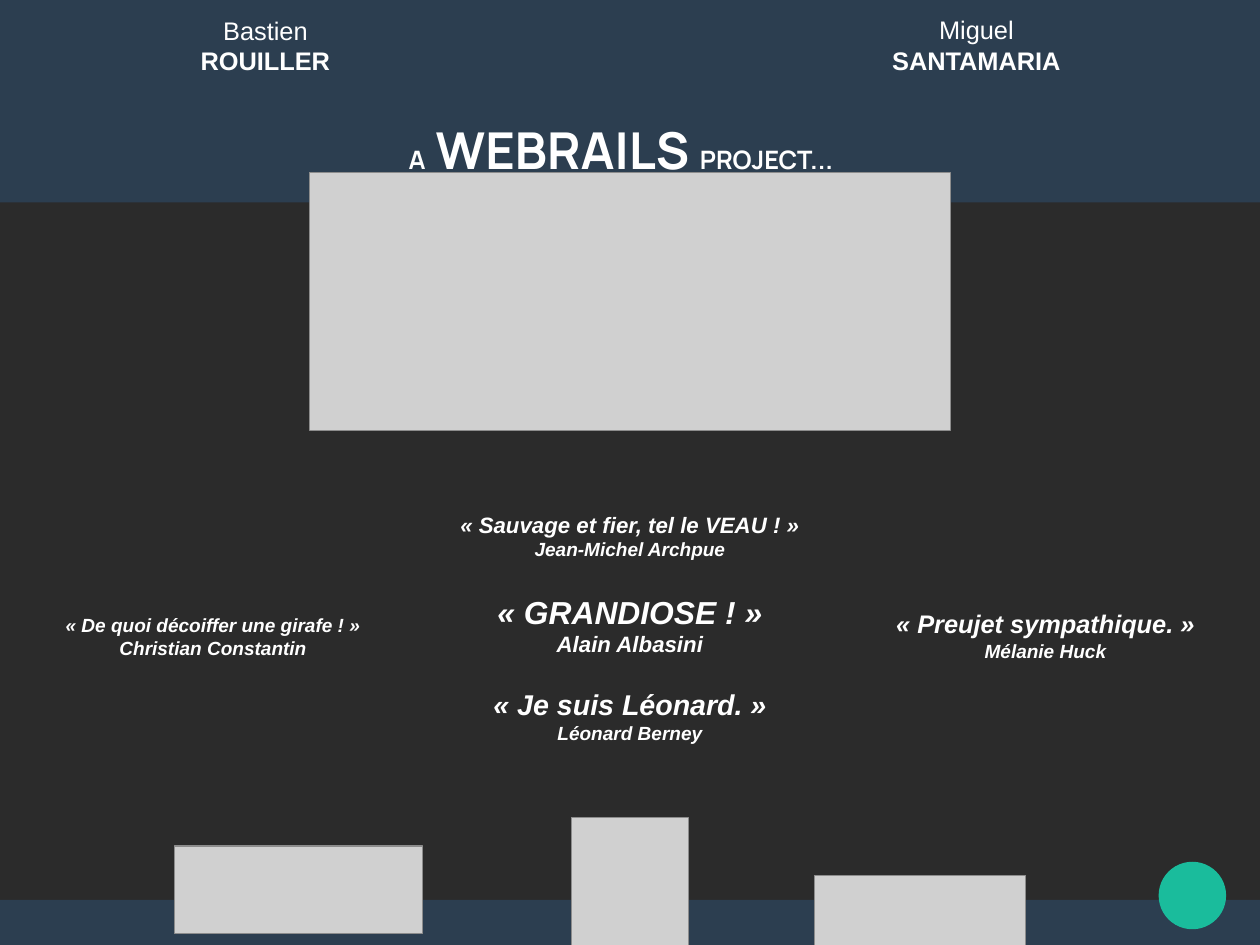
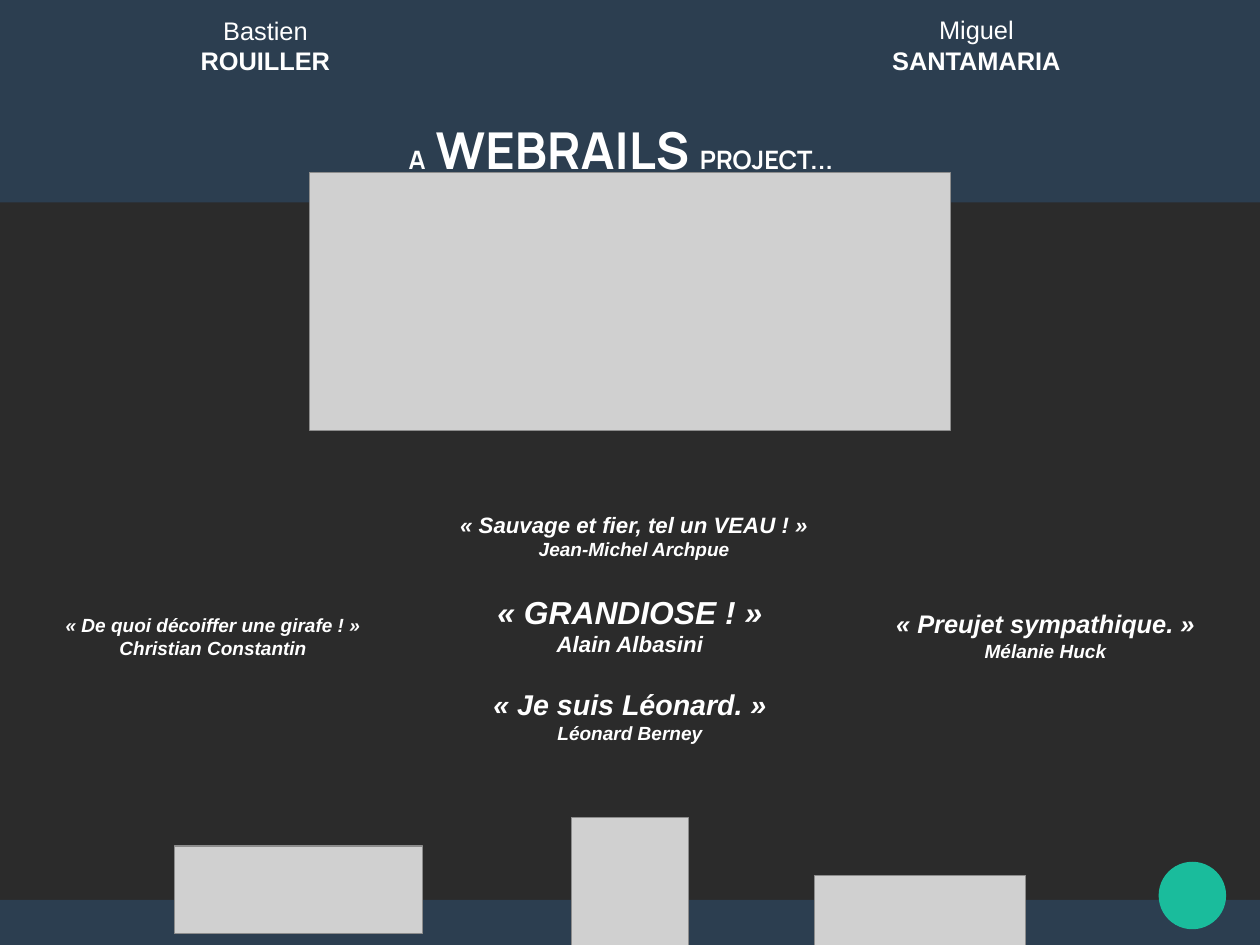
Before and after one commit to beedle-/AdventureTrip, a slide deck: slide 1 of Doc/Presentation/presentation_webrails.odp. Drawn at 1260x945 pixels with LibreOffice and Linux fonts; fonts in the diff are those of the drawing; grey boxes stand for pictures; background and template pictures are left out; a plain dark background stands for a picture behind light text. Boxes give left, top, right and bottom in pixels: in the first picture for what was removed or moved away, otherwise in the second. Text is boxed around its words. In the diff, an @@ line names an element or a change of style, - is before the commit and + after.

Commit message:
Update presentation.

```diff
--- a/Doc/Presentation/presentation_webrails.odp
+++ b/Doc/Presentation/presentation_webrails.odp
@@ text at bbox=[479, 517, 776, 538]: text changed @@
-« Sauvage et fier, tel le VEAU ! »
+« Sauvage et fier, tel un VEAU ! »
```
Also in this commit, not shown: 1 other slide changed, 5 slides added.
